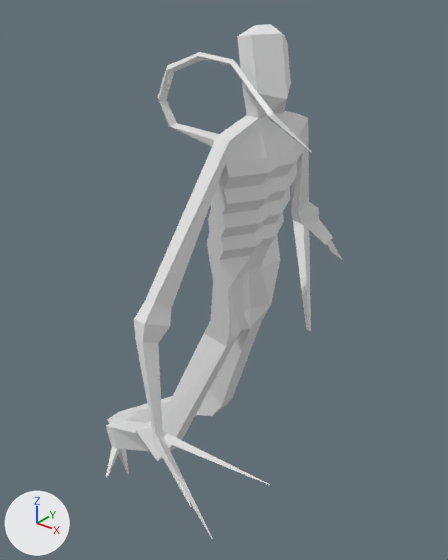
A saved change to the Blender file Game Off 2022 Project/Assets/Blender/wrath.blend.
Both versions are drawn from a camera (50 mm lens) standing at (3.33, -4.56, 6.18) and looking at (-0.47, 0.18, 3.24). The lights are fixed; the arrows at lower left show +X, +Y and +Z.
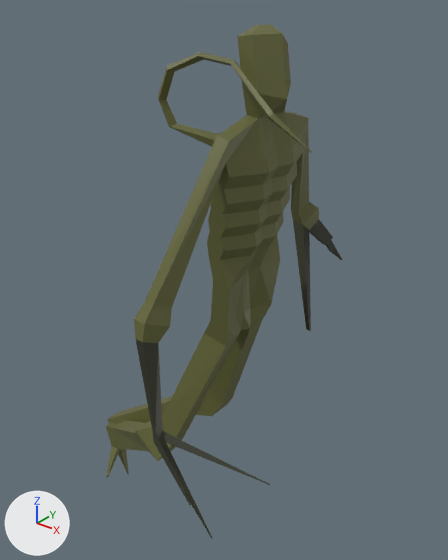
The newer file is also rescaled (x0.652) as a whole; pictures and numbers use the older file's frame.

Boxes (x1, y1, x2, y2) around the edits, measured in the pictures (448 x 560 px):
part 1 of me_cube_001, recoloured (grey to yellow)
    both: (106, 24, 319, 477)
part 2 of me_cube_001, recoloured
    both: (136, 339, 270, 539)
part 3 of me_cube_001, recoloured
    both: (293, 220, 342, 331)

Diff of the bpy script that builds the scene:
```diff
--- a/Game Off 2022 Project/Assets/Blender/wrath.blend.py
+++ b/Game Off 2022 Project/Assets/Blender/wrath.blend.py
@@ mat_hands @@
+mat_hands = principled_material('Hands')
+mat_hands.base_color = (0.0224, 0.0254, 0.00872)  # dark green #292c17
@@ mat_eye @@
+mat_eye = principled_material('Eye')
+mat_eye.base_color = (0.8, 0.00723, 0.0223)  # red #e71429
@@ mat_skin @@
+mat_skin = principled_material('Skin')
+mat_skin.base_color = (0.127, 0.133, 0.0376)  # dark yellow #646637
@@ me_cube_001 @@
 me_cube_001.from_pydata(...)  # 320 vertices, 320 faces; spans x -12.5..10.6, y -3.5..2.9, z -4.3..2.0
 # used by ob_cube; location = (0.0, 0.0, 3.82); rotation_euler = (0.0, 0.187, 0.0), in degrees (0, 11, 0); scale = (0.135, 0.606, 1.0)
+# me_cube_001 part 1: 252 of the faces centred in x -11.7..4.9, y -2.5..2.9, z -4.3..2.0 switch from no material to mat_skin (dark yellow #646637)
+# me_cube_001 part 2: 42 of the faces centred in x 1.9..9.8, y -3.1..-2.2, z -1.2..-0.7 switch from no material to mat_hands (dark green #292c17)
+# me_cube_001 part 3: 19 of the faces centred in x -0.5..1.7, y 1.6..2.8, z -0.7..-0.3 switch from no material to mat_hands (dark green #292c17)
+me_cube_001.materials.append(mat_eye)  # red #e71429
```
